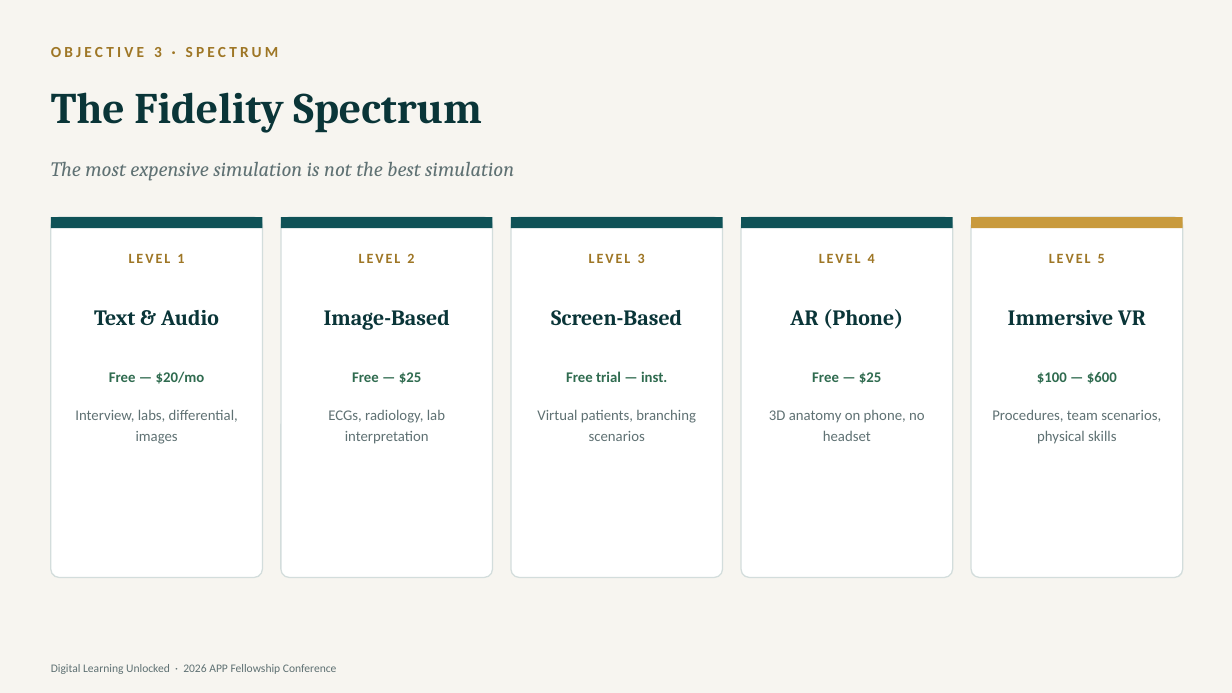
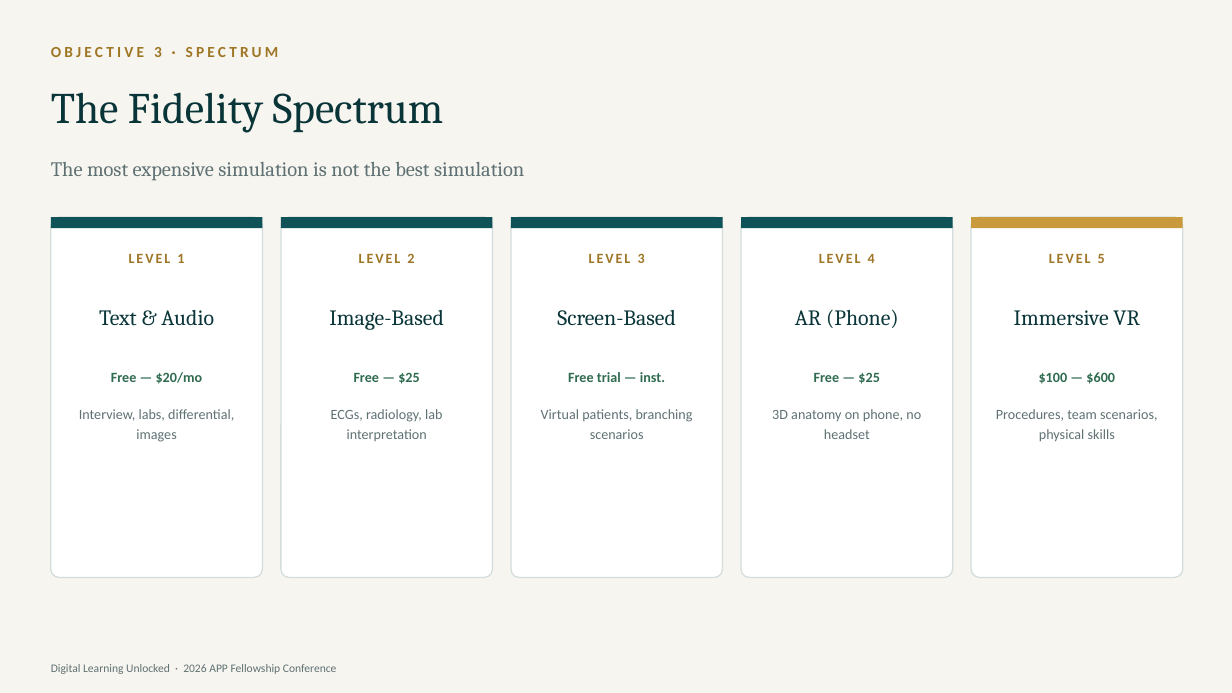
Before and after one commit to diana-brewer/digital-learning-unlocked, a slide deck: slide 19 of Digital Learning Unlocked - Slide Deck.pptx. Drawn at 1232x693 pixels with LibreOffice and Linux fonts; fonts in the diff are those of the drawing. Boxes give left, top, right and bottom in pixels: in the first picture for what was removed or moved away, otherwise in the second. Text is boxed around its words. In the diff, an @@ line names an element or a change of style, - is before the commit and + after.

```diff
--- a/Digital Learning Unlocked - Slide Deck.pptx
+++ b/Digital Learning Unlocked - Slide Deck.pptx
@@ text "The most expensive simulation is ..." at (51,162,524,181): italic off @@
@@ bold off in 6 elements at (51,92,444,133), (329,310,444,330), (557,310,675,325), (99,310,214,326), (795,309,899,328), (1014,310,1139,325) @@
@@ size 11.5 to 11 pt in 10 elements at (111,372,203,384), (354,373,419,384), (568,372,665,382), (814,372,879,384), (1039,372,1115,384), (79,409,234,442), (331,409,442,441), (541,409,693,439), (772,409,921,439), (996,409,1157,441) @@
```
Also in this commit, not shown: 28 other slides changed, 2 other files.
